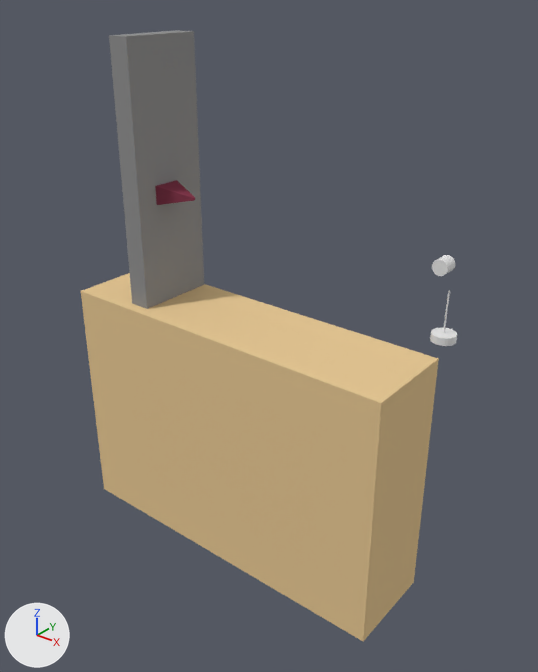
Before and after pictures for a commit that changed the Blender file string-apparatus/blender/string-apparatus.blend.
Both versions are drawn from a 50 mm lens placed at (2.77, -3.84, 1.48), pointed at (-0.34, 0.04, -0.93). The lights are fixed; the arrows at lower left show +X, +Y and +Z.

The first picture shows 'Cube.001', 'Cylinder', 'Desk', 'MassHolder', 'vibrator'.
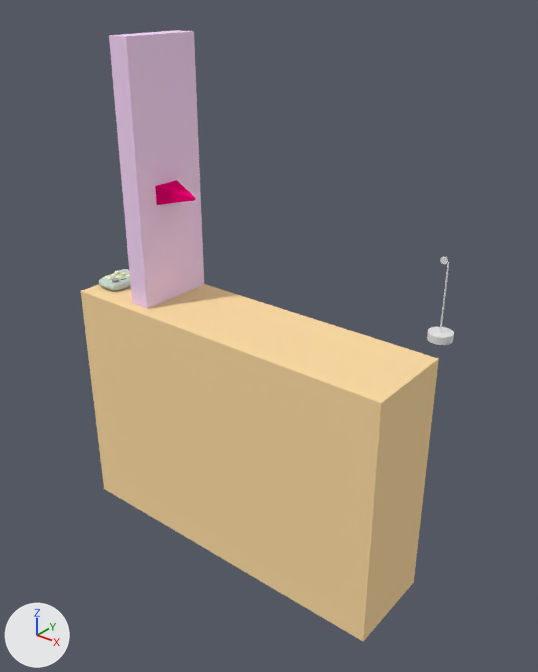
Boxes (x1, y1, x2, y2) around the edits, measured in the pictures (538 x 672 px):
'Desk', recoloured
    both: (81, 273, 439, 641)
'Cube.001', recoloured
    both: (109, 30, 204, 309)
'vibrator', recoloured (red to pink)
    both: (155, 180, 195, 205)
'MassHolder', moved
    before: (430, 291, 457, 346)
    after: (427, 262, 454, 345)
'Remote', added
    after: (99, 269, 131, 291)
    faces in mat_remote_plastic (light grey #c9dace): (99, 270, 131, 291)
'Cylinder', moved, rescaled
    before: (432, 255, 455, 276)
    after: (440, 257, 448, 264)

The change, as a diff of the scene's bpy script:
```diff
--- a/string-apparatus/blender/string-apparatus.blend.py
+++ b/string-apparatus/blender/string-apparatus.blend.py
@@ mat_vibrator @@
 mat_vibrator = diffuse_material('vibrator')
-mat_vibrator.base_color = (0.246, 0.046, 0.0806)  # red #883d50
+mat_vibrator.base_color = (0.94, 0.0, 0.189)  # pink #f80078
@@ mat_stand @@
 mat_stand = diffuse_material('stand')
-mat_stand.base_color = (0.288, 0.288, 0.288)  # grey #929292
+mat_stand.base_color = (0.966, 0.704, 0.97)  # white #fbdafc
@@ mat_desk @@
 mat_desk = diffuse_material('desk')
-mat_desk.base_color = (0.8, 0.581, 0.3)  # beige #e7c995
+mat_desk.base_color = (1.0, 0.726, 0.375)  # beige #ffdda5
@@ mat_red_deely_bopper @@
+mat_red_deely_bopper = diffuse_material('red deely bopper')
+mat_red_deely_bopper.base_color = (0.965, 0.173, 0.173)  # red #fb7373
@@ mat_button_2 @@
+mat_button_2 = diffuse_material('button 2')
+mat_button_2.base_color = (0.949, 0.953, 0.522)  # beige #f9fabf
@@ mat_17___default @@
+mat_17___default = diffuse_material('17 - Default')
+mat_17___default.base_color = (0.282, 0.282, 0.282)  # grey #919191
@@ mat_screen @@
+mat_screen = diffuse_material('screen')
+mat_screen.base_color = (0.0235, 0.0196, 0.0392)  # dark blue #2a2638
@@ mat_metalish @@
+mat_metalish = diffuse_material('metalish')
+mat_metalish.base_color = (0.745, 0.792, 0.757)  # white #e0e6e2
@@ mat_18___default @@
+mat_18___default = diffuse_material('18 - Default')
+mat_18___default.base_color = (0.4, 0.4, 0.4)  # grey #aaaaaa
@@ mat_vent @@
+mat_vent = diffuse_material('vent')
+mat_vent.base_color = (0.0863, 0.11, 0.0863)  # dark grey #535d53
@@ mat_led_green @@
+mat_led_green = diffuse_material('LED green')
+mat_led_green.base_color = (0.282, 0.996, 0.518)  # green #91ffbf
@@ mat_glass @@
+mat_glass = diffuse_material('glass')
+mat_glass.base_color = (0.588, 0.643, 0.655)  # light grey #cad2d4
@@ mat_remote_plastic @@
+mat_remote_plastic = diffuse_material('remote plastic')
+mat_remote_plastic.base_color = (0.584, 0.698, 0.62)  # light grey #c9dace
@@ me_chamferbo1 @@
+me_chamferbo1.from_pydata(...)  # 14967 vertices, 23465 faces; spans x -33.0..72.0, y -57.0..142.0, z -23.0..9.0
+me_chamferbo1.materials.append(mat_button_2)  # beige #f9fabf
+me_chamferbo1.materials.append(mat_remote_plastic)  # light grey #c9dace
+me_chamferbo1.materials.append(mat_metalish)  # white #e0e6e2
+me_chamferbo1.materials.append(mat_17___default)  # grey #919191
+me_chamferbo1.materials.append(mat_18___default)  # grey #aaaaaa
+me_chamferbo1.materials.append(mat_screen)  # dark blue #2a2638
+me_chamferbo1.materials.append(mat_glass)  # light grey #cad2d4
+me_chamferbo1.materials.append(mat_led_green)  # green #91ffbf
+me_chamferbo1.materials.append(mat_red_deely_bopper)  # red #fb7373
+me_chamferbo1.materials.append(mat_vent)  # dark grey #535d53
@@ ob_massholder @@
 ob_massholder = bpy.data.objects.new('MassHolder', me_cylinder)
-ob_massholder.location = (1.05, 0.0, -0.5)
+ob_massholder.location = (1.028, 0.0, -0.5)
 ob_massholder.scale = (0.078, 0.078, 0.0249)
@@ ob_cylinder @@
 ob_cylinder = bpy.data.objects.new('Cylinder', me_wheel)
-ob_cylinder.location = (1.0, 0.0, -0.054)
+ob_cylinder.location = (1.0, 0.0, -0.023)
 ob_cylinder.rotation_euler = (1.571, 0.0, 0.0)  # degrees (90, 0, 0)
-ob_cylinder.scale = (0.05, 0.05, 0.05)
+ob_cylinder.scale = (0.0219, 0.0219, 0.00458)
@@ ob_remote @@
+ob_remote = bpy.data.objects.new('Remote', me_chamferbo1)
+ob_remote.location = (-1.895, -0.095, -0.796)
+ob_remote.scale = (0.00257, 0.00257, 0.00257)
```
